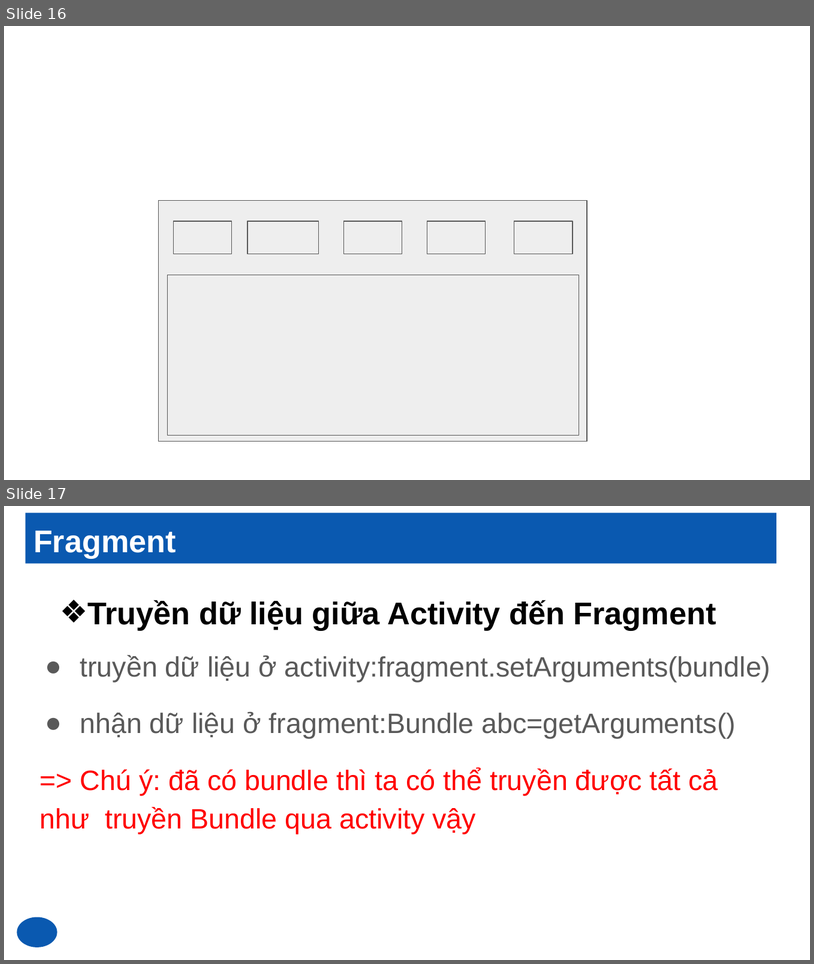
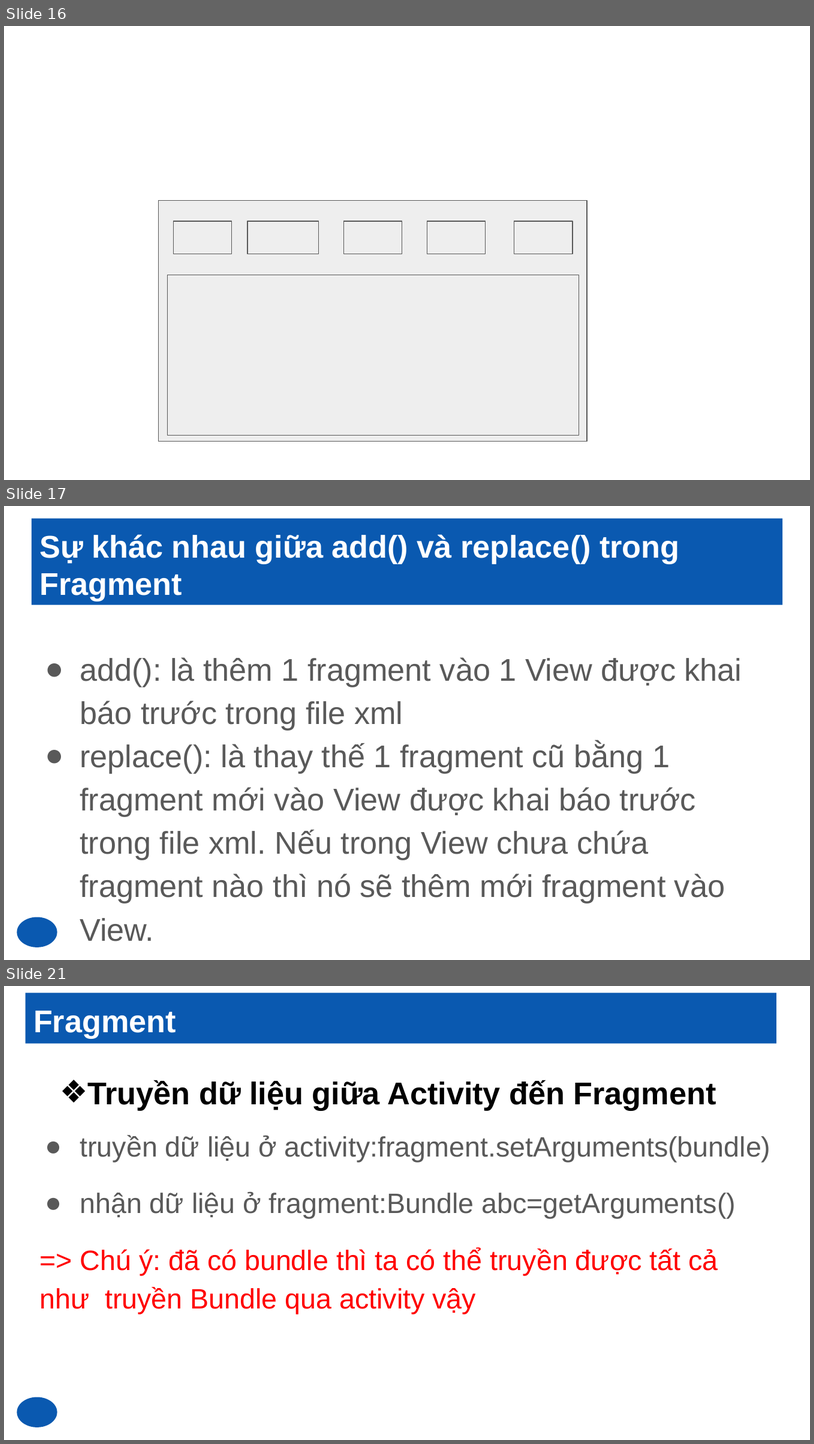
Before and after one commit to AndroidSamplePro/training, a slide deck: Slide_2_Fragment.pptx. Shown one above the other, each under a label of ours: slides 16 and 17 before the commit, slides 16, 17 and 21 after it; the slides between them are not shown. The pictures are 814x964 and 814x1444 pixels, drawn with LibreOffice and Linux fonts; fonts in the diff are those of the drawing. Boxes give left, top, right and bottom in pixels: in the first picture for what was removed or moved away, otherwise in the second. Text is boxed around its words. In the diff, an @@ line names an element or a change of style, - is before the commit and + after.

```diff
--- a/Slide_2_Fragment.pptx
+++ b/Slide_2_Fragment.pptx
@@ slide 17 added at (x1=4, y1=506, x2=810, y2=960), background #FFFFFF @@
@@ title added at (x1=32, y1=518, x2=783, y2=604), fill #0A59B0, 28 pt, text #FFFFFF, bold @@
+Sự khác nhau giữa add() và replace() trong Fragment
@@ text added at (x1=80, y1=657, x2=743, y2=903), 28 pt, text #595959 @@
+● add(): là thêm 1 fragment vào 1 View được khai báo trước trong file xml
+● replace(): là thay thế 1 fragment cũ bằng 1 fragment mới vào View được khai báo trước trong file xml. Nếu trong View chưa chứa fragment nào thì nó sẽ thêm mới fragment vào View.
@@ ellipse added at (x1=17, y1=916, x2=57, y2=946), fill #0A59B0 @@
@@ what was slide 17 is now slide 21 @@
```
Also in this commit, not shown: 8 other slides added, 31 other files.
